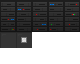
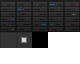
Layers edited between the first and the second 80 × 64 image:
added layer "Layer 5" above "wallgradient" over <box>32,32,48,48</box>
